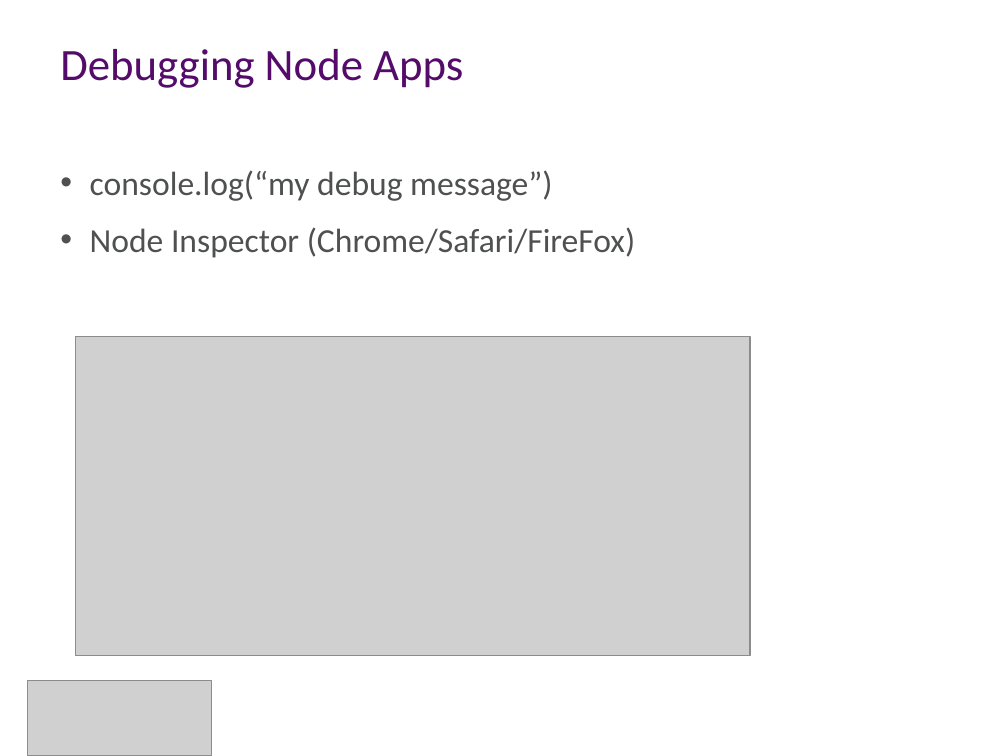
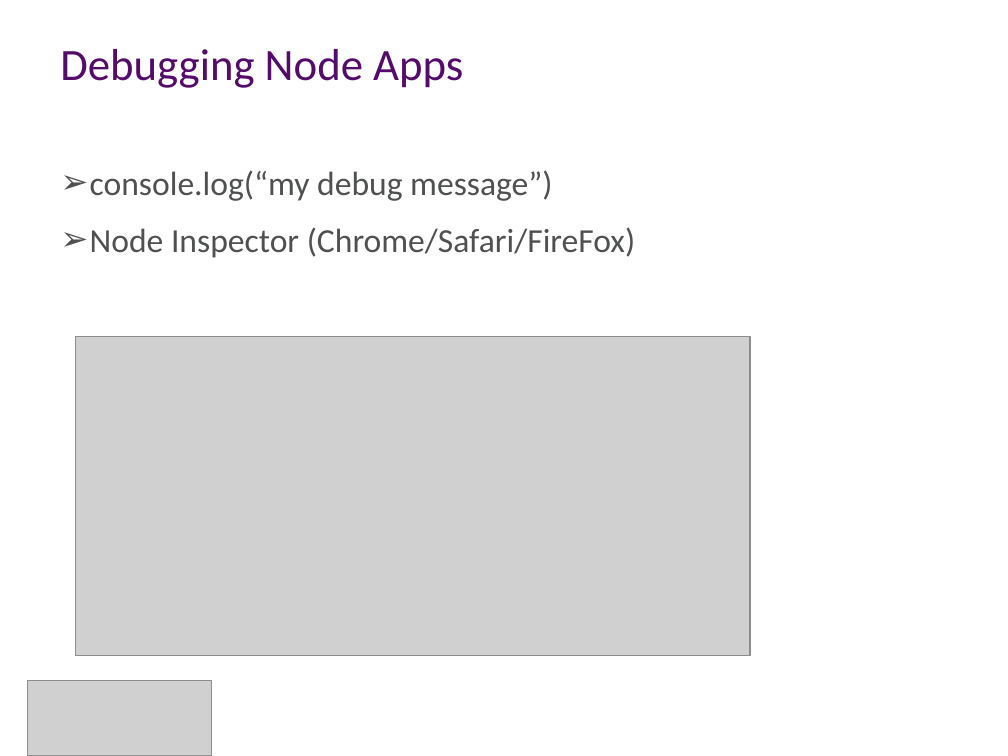
Before and after one commit to aidancasey/AzureNodeChatClient, a slide deck: slide 12 of presentation/Building Node.js Applications on Windows Azure.pptx. Drawn at 1008x756 pixels with LibreOffice and Linux fonts; fonts in the diff are those of the drawing; grey boxes stand for pictures; background and template pictures are left out. Boxes give left, top, right and bottom in pixels: in the first picture for what was removed or moved away, otherwise in the second. Text is boxed around its words. In the diff, an @@ line names an element or a change of style, - is before the commit and + after.

```diff
--- a/presentation/Building Node.js Applications on Windows Azure.pptx
+++ b/presentation/Building Node.js Applications on Windows Azure.pptx
@@ text "console.log(“my debug message”)" at box(90, 170, 635, 258): bullet • to ➢ @@
```
Also in this commit, not shown: 9 other slides changed.
